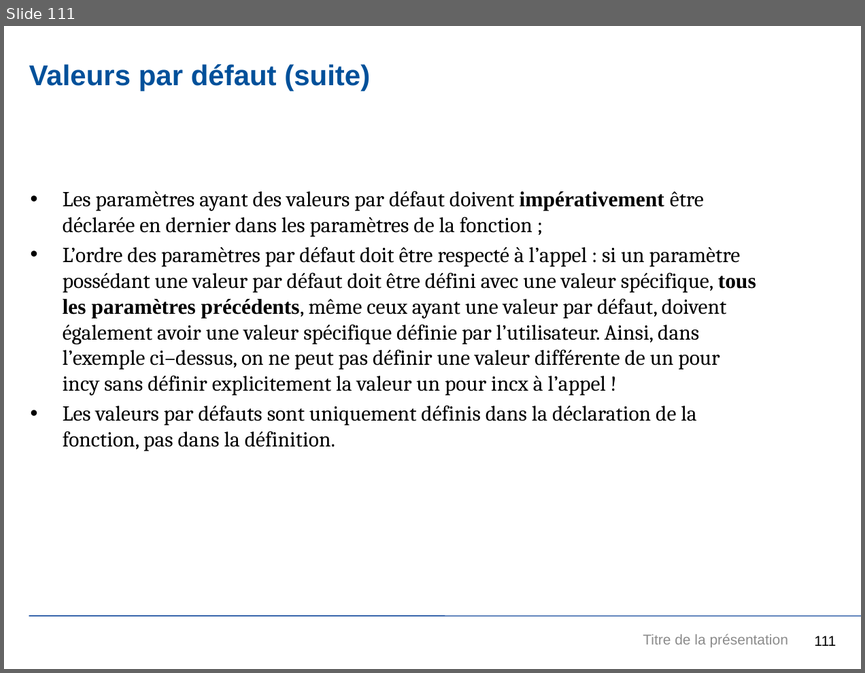
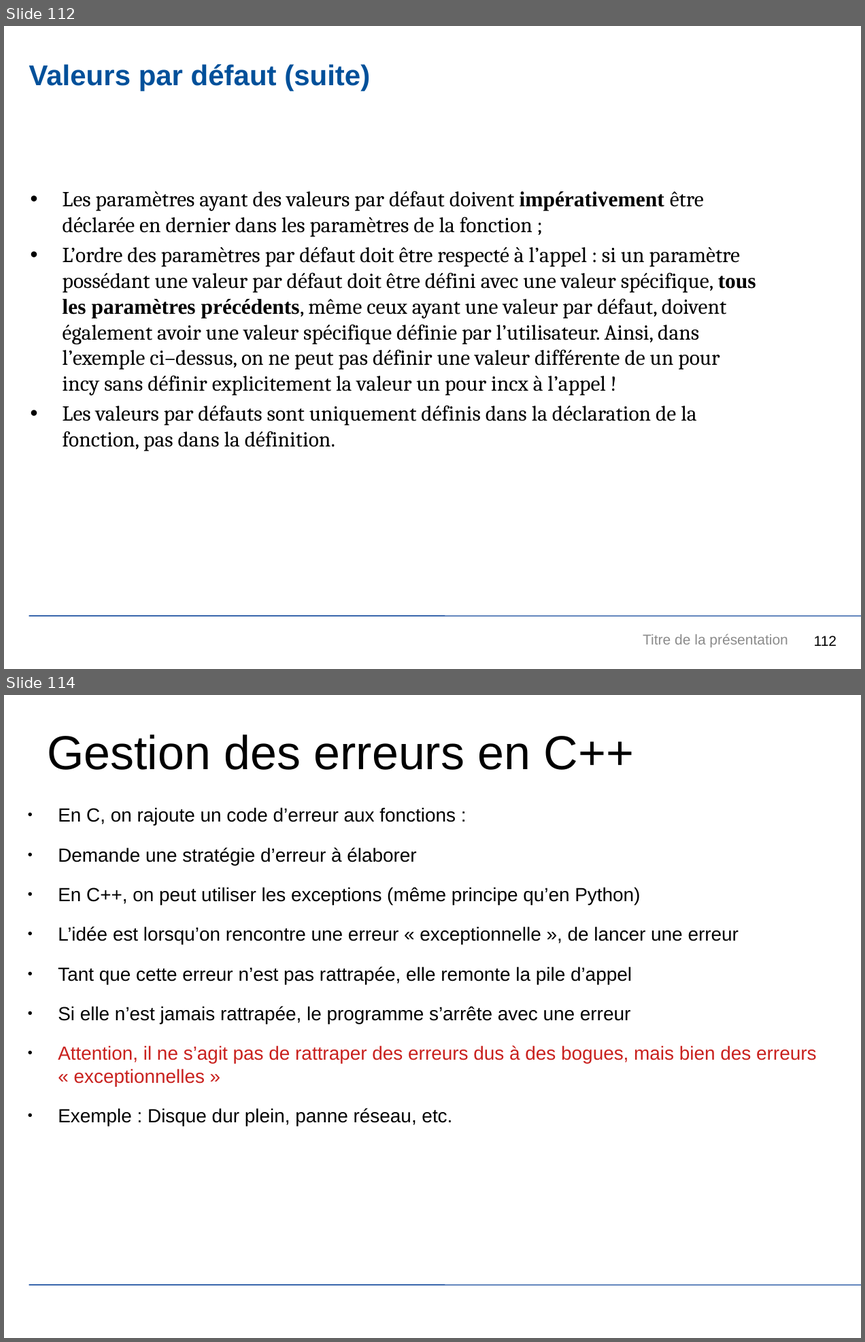
Before and after one commit to JuvignyEnsta/C-2020, a slide deck: Transparents/InitiationCpp.pptx. Shown one above the other, each under a label of ours: slide 111 before the commit, slides 112 and 114 after it; the slides between them are not shown. The pictures are 865x673 and 865x1342 pixels, drawn with LibreOffice and Linux fonts; fonts in the diff are those of the drawing; background and template pictures are left out. Boxes give left, top, right and bottom in pixels: in the first picture for what was removed or moved away, otherwise in the second. Text is boxed around its words. In the diff, an @@ line names an element or a change of style, - is before the commit and + after.

Commit message:
Màj fonctions

```diff
--- a/Transparents/InitiationCpp.pptx
+++ b/Transparents/InitiationCpp.pptx
@@ slide 114 added at box(4, 695, 861, 1338), background #FFFFFF; not listed: 1 template element that a slide beside it also shows @@
@@ text added at box(47, 734, 634, 770), 40 pt, text #000000 @@
+Gestion des erreurs en C++
@@ text added at box(58, 807, 816, 1125), 16 pt, text #000000 @@
+● En C, on rajoute un code d’erreur aux fonctions :
+● Demande une stratégie d’erreur à élaborer
+● En C++, on peut utiliser les exceptions (même principe qu’en Python)
+● L’idée est lorsqu’on rencontre une erreur « exceptionnelle », de lancer une erreur
+● Tant que cette erreur n’est pas rattrapée, elle remonte la pile d’appel
+● Si elle n’est jamais rattrapée, le programme s’arrête avec une erreur
+● Attention, il ne s’agit pas de rattraper des erreurs dus à des bogues, mais bien des erreurs « exceptionnelles »
+● Exemple : Disque dur plein, panne réseau, etc.
@@ what was slide 111 is now slide 112 @@
@@ page number at box(814, 635, 836, 645): text changed @@
-111
+112
```
Also in this commit, not shown: 108 other slides changed, 7 other slides added, 2 slides removed, 3 other files.
